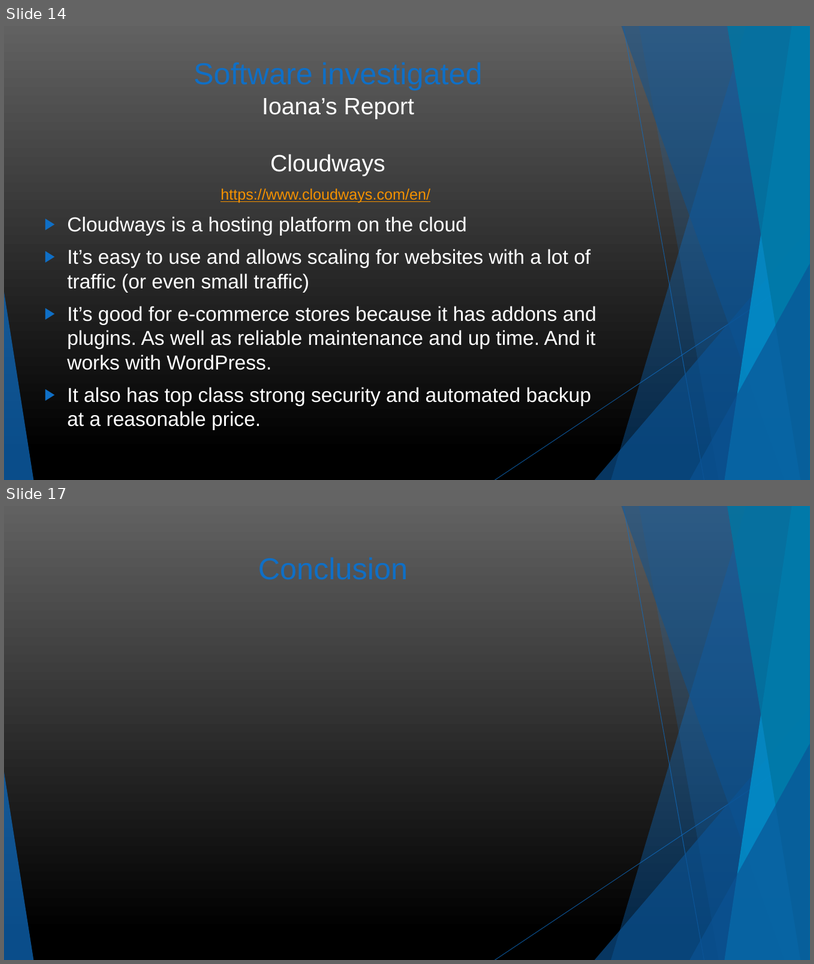
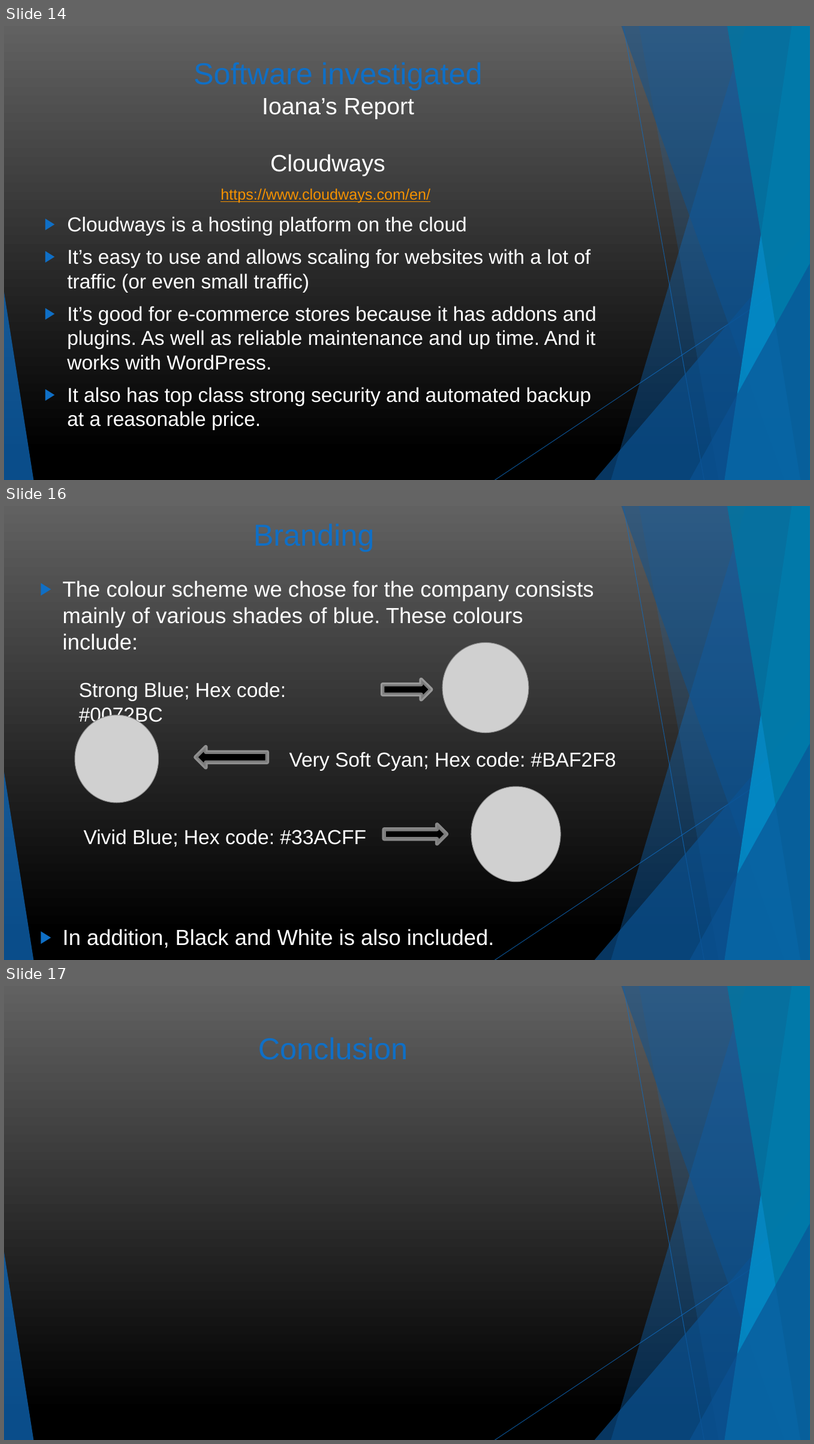
Before and after one commit to RemIgiYa/Project, a slide deck: MCTV Limited presentation.pptx. Shown one above the other, each under a label of ours: slides 14 and 17 before the commit, slides 14, 16 and 17 after it; the slides between them are not shown. The pictures are 814x964 and 814x1444 pixels, drawn with LibreOffice and Linux fonts; fonts in the diff are those of the drawing; grey boxes stand for pictures. Boxes give left, top, right and bottom in pixels: in the first picture for what was removed or moved away, otherwise in the second. Text is boxed around its words. In the diff, an @@ line names an element or a change of style, - is before the commit and + after.

```diff
--- a/MCTV Limited presentation.pptx
+++ b/MCTV Limited presentation.pptx
@@ slide 16 added at (4,506,810,960), background gradient #616161 to #000000; not listed: 10 template elements that a slide beside it also shows @@
@@ title added at (254,523,375,552), 36 pt, text #0F6FC6 @@
+Branding
@@ text added at (63,580,594,948), 26 pt, text #FFFFFF @@
+▶ The colour scheme we chose for the company consists mainly of various shades of blue. These colours include:
+▶ In addition, Black and White is also included.
@@ picture added at (443,643,529,733) @@
@@ text added at (79,682,286,726), 24 pt, text #FFFFFF @@
+Strong Blue; Hex code: #0072BC
@@ right arrow added at (383,679,431,700), fill #000000, outline #F9F9F9 4.6 pt @@
@@ picture added at (75,715,159,802) @@
@@ right arrow added at (196,747,267,768), fill #000000, outline #F9F9F9 4.6 pt @@
@@ text added at (290,751,617,771), 24 pt, text #FFFFFF @@
+Very Soft Cyan; Hex code: #BAF2F8
@@ picture added at (471,786,561,881) @@
@@ text added at (84,829,366,847), 24 pt, text #FFFFFF @@
+Vivid Blue; Hex code: #33ACFF
@@ right arrow added at (384,824,447,844), fill #000000, outline #F9F9F9 4.6 pt @@
```
Also in this commit, not shown: 1 slide changed, 1 other slide added, 2 slides removed.
